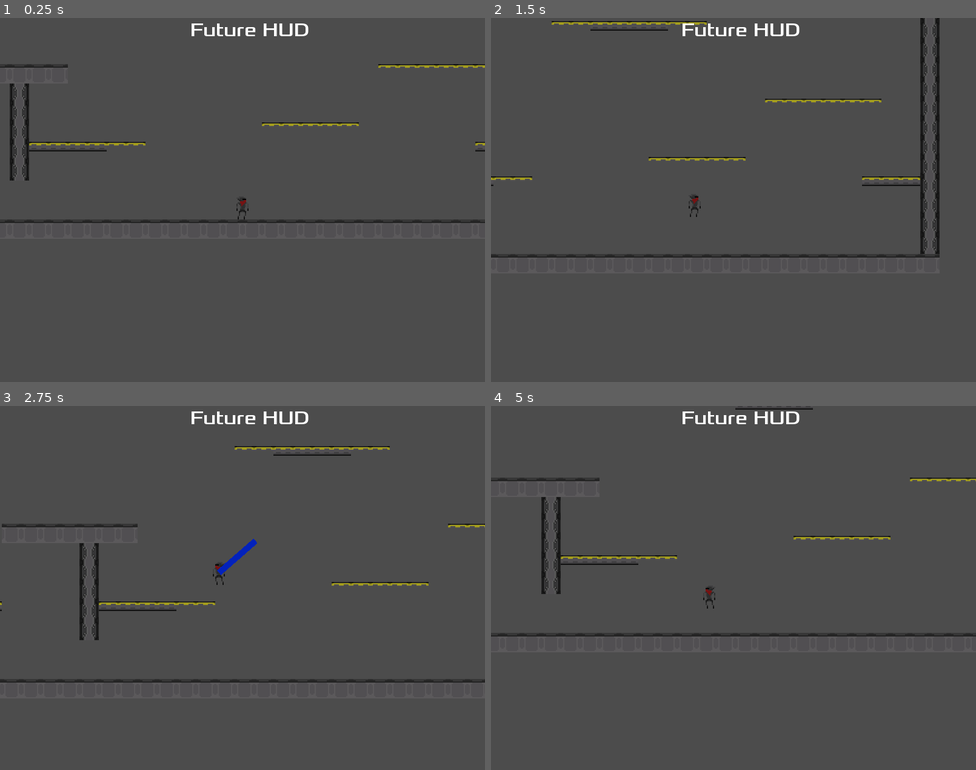
Above: before the commit, frames 1-4 (two rows, left to right).
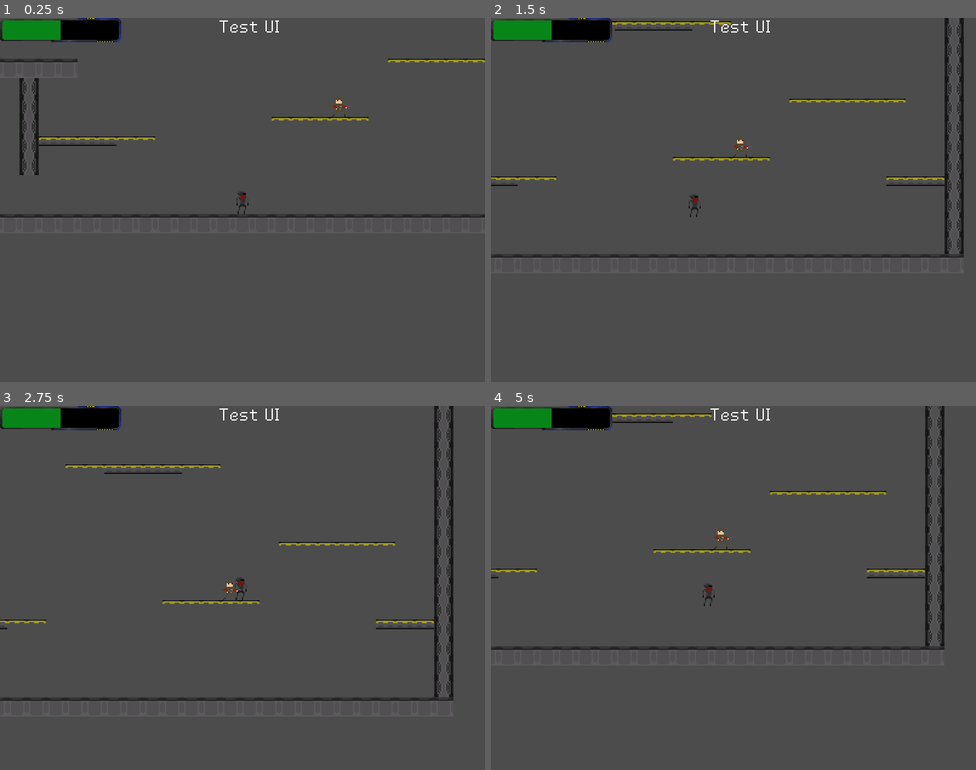
Above: after the commit, the same moments.

Repository: GansFRunzeOfOstMemphis/Project_Code84
Game: Godot game, scene res://Game.tscn
Two runs of this game, one before a commit and one after it. Both use one fixed random seed, a clock stepped at 60 frames per second and the inputs below.
Inputs (mouse positions are in pixels of both pictures, inside the frame that each line leads up to):
- Up to frame 1 (0.25 s): no input
- Up to frame 2 (1.5 s): move the mouse to (840, 181) at 0.52 s; hold Right mouse button (mouse_right_click) 0.53-1.28 s; hold D (move_right) from 0.53 s (still down); tap Space (move_jump) at 0.77, 0.8, 1.07, 1.35 s; move the mouse to (636, 218) at 1.27 s
- Up to frame 3 (2.75 s): tap Space (move_jump) at 1.52, 1.82, 2.3 s; right-click (145, 606) at 1.55 s; move the mouse to (291, 507) at 2.02 s; release D (move_right) at 2.03 s; hold A (move_left) from 2.03 s (still down); hold Right mouse button (mouse_right_click) from 2.03 s (still down)
- Up to frame 4 (5 s): move the mouse to (709, 660) at 2.77 s; release A (move_left) at 2.78 s; release Right mouse button (mouse_right_click) at 2.78 s; hold D (move_right) 2.78-4.28 s; right-click (709, 660) at 2.85 s; tap Space (move_jump) at 3.02, 3.32, 4.52, 4.82 s; move the mouse to (879, 642) at 3.52 s; hold Space (move_jump) 3.53-4.28 s; move the mouse to (588, 533) at 4.27 s; hold A (move_left) from 4.28 s (still down); right-click (588, 533) at 4.35 s

The runs differ from the first frame. In frame 1, 6.0% of the frame differs, in the area x 0-100%, y 0-57%; in frame 2, 5.0%; in frame 3, 7.4%, in the area x 0-100%, y 0-81%; in frame 4, 6.7%.

Commit message:
SecondUpdate_commit

Diff:
--- a/Game.tscn
+++ b/Game.tscn
@@ -1,13 +1,10 @@
-[gd_scene load_steps=7 format=2]
+[gd_scene load_steps=6 format=2]
 
 [ext_resource path="res://objects/characters/playable/MainCharacter.tscn" type="PackedScene" id=1]
 [ext_resource path="res://tileset_base_first.tres" type="TileSet" id=2]
 [ext_resource path="res://GameCamera.tscn" type="PackedScene" id=3]
-[ext_resource path="res://GameHUD.tscn" type="PackedScene" id=4]
-[ext_resource path="res://fonts/Xolonium-Regular.ttf" type="DynamicFontData" id=5]
-
-[sub_resource type="DynamicFont" id=1]
-font_data = ExtResource( 5 )
+[ext_resource path="res://GameUI.tscn" type="PackedScene" id=4]
+[ext_resource path="res://objects/characters/enemies/EnemySoldier.tscn" type="PackedScene" id=6]
 
 [node name="Game" type="Node2D"]
 
@@ -17,19 +14,8 @@
 format = 1
 tile_data = PoolIntArray( 9, 1, 0, 43, 1, 0, 65545, 1, 0, 65579, 1, 0, 131081, 1, 0, 131115, 1, 0, 196617, 1, 0, 196651 …(1517 unchanged characters)…
 
-[node name="GameHUD" parent="." instance=ExtResource( 4 )]
-
-[node name="Label" type="Label" parent="GameHUD"]
-anchor_left = 0.5
-anchor_right = 0.5
-margin_left = -43.0
-margin_right = 43.0
-margin_bottom = 14.0
-custom_fonts/font = SubResource( 1 )
-text = "Future HUD"
-
 [node name="MainCharacter" parent="." instance=ExtResource( 1 )]
-position = Vector2( 448, 264 )
+position = Vector2( 440, 272 )
 
 [node name="GameCamera" parent="MainCharacter" instance=ExtResource( 3 )]
 position = Vector2( 0, 0 )
@@ -38,3 +24,10 @@
 smoothing_speed = 8.0
 drag_margin_left = 0.1
 drag_margin_top = 0.1
+
+[node name="EnemySoldier" parent="." instance=ExtResource( 6 )]
+position = Vector2( 520, 200 )
+
+[node name="GameHUD" parent="." instance=ExtResource( 4 )]
+
+[connection signal="health_change" from="MainCharacter" to="GameHUD" method="_on_MainCharacter_health_change"]
--- a/GameHUD.tscn
+++ /dev/null
@@ -1,3 +0,0 @@
-[gd_scene format=2]
-
-[node name="GameHUD" type="CanvasLayer"]
--- /dev/null
+++ b/GameUI.gd
@@ -0,0 +1,6 @@
+extends CanvasLayer
+
+onready var health_bar = $HealthBar
+
+func _on_MainCharacter_health_change(health_points):
+	health_bar.value = health_points
--- /dev/null
+++ b/GameUI.tscn
@@ -0,0 +1,31 @@
+[gd_scene load_steps=7 format=2]
+
+[ext_resource path="res://fonts/Warioland4chmc.ttf" type="DynamicFontData" id=1]
+[ext_resource path="res://art/UI/GUI/Health Bar Empty.png" type="Texture" id=2]
+[ext_resource path="res://art/UI/GUI/Health Bar Fill.png" type="Texture" id=3]
+[ext_resource path="res://art/UI/GUI/Health Bar Border .png" type="Texture" id=4]
+[ext_resource path="res://GameUI.gd" type="Script" id=5]
+
+[sub_resource type="DynamicFont" id=1]
+font_data = ExtResource( 1 )
+
+[node name="GameUI" type="CanvasLayer"]
+script = ExtResource( 5 )
+
+[node name="HealthBar" type="TextureProgress" parent="."]
+margin_right = 100.0
+margin_bottom = 20.0
+value = 50.0
+texture_under = ExtResource( 2 )
+texture_over = ExtResource( 4 )
+texture_progress = ExtResource( 3 )
+tint_progress = Color( 0.0313726, 0.521569, 0.0980392, 1 )
+
+[node name="Label" type="Label" parent="."]
+anchor_left = 0.5
+anchor_right = 0.5
+margin_left = -20.0
+margin_right = 20.0
+margin_bottom = 14.0
+custom_fonts/font = SubResource( 1 )
+text = "Test UI"
--- /dev/null
+++ b/StateMachine.gd
@@ -0,0 +1,38 @@
+extends Node
+class_name StateMachine
+var state = null setget set_state
+var prev_state = null
+var states = {}
+
+onready var parent = get_parent()
+
+func _physics_process(delta):
+	if state != null:
+		_state_logic(delta)
+		var transition = _get_transition(delta)
+		if transition != null:
+			set_state(transition)
+
+func _state_logic(delta):
+	pass
+
+func _get_transition(delta):
+	return null
+
+func _enter_state(new_state, old_state):
+	pass
+
+func _exit_state(old_state, new_state):
+	pass
+
+func set_state(new_state):
+	prev_state = state
+	state = new_state
+
+	if prev_state != null:
+		_exit_state(prev_state, new_state)
+	if new_state != null:
+		_enter_state(new_state, prev_state)
+
+func add_state(state_name):
+	states[state_name] = states.size()
--- /dev/null
+++ b/StateMachine.tscn
@@ -0,0 +1,6 @@
+[gd_scene load_steps=2 format=2]
+
+[ext_resource path="res://StateMachine.gd" type="Script" id=1]
+
+[node name="StateMachine" type="Node"]
+script = ExtResource( 1 )
--- /dev/null
+++ b/objects/characters/enemies/EnemySoldier.gd
@@ -0,0 +1,6 @@
+extends KinematicBody2D
+
+
+# Called when the node enters the scene tree for the first time.
+func _ready():
+	pass # Replace with function body.
--- /dev/null
+++ b/objects/characters/enemies/EnemySoldier.tscn
@@ -0,0 +1,118 @@
+[gd_scene load_steps=26 format=2]
+
+[ext_resource path="res://art/enemies/SoldierMovementSheet.png" type="Texture" id=1]
+[ext_resource path="res://art/enemies/SoldierIdleSheet.png" type="Texture" id=2]
+[ext_resource path="res://art/enemies/SoldierAttackSheet.png" type="Texture" id=3]
+[ext_resource path="res://objects/characters/enemies/EnemySoldier.gd" type="Script" id=4]
+
+[sub_resource type="AtlasTexture" id=12]
+atlas = ExtResource( 3 )
+region = Rect2( 1, 1, 18, 17 )
+
+[sub_resource type="AtlasTexture" id=13]
+atlas = ExtResource( 3 )
+region = Rect2( 20, 1, 18, 17 )
+
+[sub_resource type="AtlasTexture" id=14]
+atlas = ExtResource( 3 )
+region = Rect2( 39, 1, 18, 17 )
+
+[sub_resource type="AtlasTexture" id=15]
+atlas = ExtResource( 3 )
+region = Rect2( 58, 1, 18, 17 )
+
+[sub_resource type="AtlasTexture" id=16]
+atlas = ExtResource( 3 )
+region = Rect2( 77, 1, 18, 17 )
+
+[sub_resource type="AtlasTexture" id=17]
+atlas = ExtResource( 2 )
+region = Rect2( 1, 1, 18, 17 )
+
+[sub_resource type="AtlasTexture" id=18]
+atlas = ExtResource( 2 )
+region = Rect2( 20, 1, 18, 17 )
+
+[sub_resource type="AtlasTexture" id=19]
+atlas = ExtResource( 2 )
+region = Rect2( 39, 1, 18, 17 )
+
+[sub_resource type="AtlasTexture" id=20]
+atlas = ExtResource( 2 )
+region = Rect2( 58, 1, 18, 17 )
+
+[sub_resource type="AtlasTexture" id=21]
+atlas = ExtResource( 2 )
+region = Rect2( 77, 1, 18, 17 )
+
+[sub_resource type="AtlasTexture" id=3]
+atlas = ExtResource( 1 )
+region = Rect2( 1, 1, 18, 17 )
+
+[sub_resource type="AtlasTexture" id=4]
+atlas = ExtResource( 1 )
+region = Rect2( 20, 1, 18, 17 )
+
+[sub_resource type="AtlasTexture" id=5]
+atlas = ExtResource( 1 )
+region = Rect2( 39, 1, 18, 17 )
+
+[sub_resource type="AtlasTexture" id=6]
+atlas = ExtResource( 1 )
+region = Rect2( 58, 1, 18, 17 )
+
+[sub_resource type="AtlasTexture" id=7]
+atlas = ExtResource( 1 )
+region = Rect2( 77, 1, 18, 17 )
+
+[sub_resource type="AtlasTexture" id=8]
+atlas = ExtResource( 1 )
+region = Rect2( 1, 19, 18, 17 )
+
+[sub_resource type="AtlasTexture" id=9]
+atlas = ExtResource( 1 )
+region = Rect2( 20, 19, 18, 17 )
+
+[sub_resource type="AtlasTexture" id=10]
+atlas = ExtResource( 1 )
+region = Rect2( 39, 19, 18, 17 )
+
+[sub_resource type="AtlasTexture" id=11]
+atlas = ExtResource( 1 )
+region = Rect2( 58, 19, 18, 17 )
+
+[sub_resource type="SpriteFrames" id=2]
+animations = [ {
+"frames": [ SubResource( 12 ), SubResource( 13 ), SubResource( 14 ), SubResource( 15 ), SubResource( 16 ) ],
+"loop": true,
+"name": "attack",
+"speed": 10.0
+}, {
+"frames": [ SubResource( 17 ), SubResource( 18 ), SubResource( 19 ), SubResource( 20 ), SubResource( 21 ) ],
+"loop": true,
+"name": "idle",
+"speed": 8.0
+}, {
+"frames": [ SubResource( 3 ), SubResource( 4 ), SubResource( 5 ), SubResource( 6 ), SubResource( 7 ), SubResource( 8 ), SubResource( 9 ), SubResource( 10 ), SubResource( 11 ) ],
+"loop": true,
+"name": "walking",
+"speed": 15.0
+} ]
+
+[sub_resource type="RectangleShape2D" id=1]
+extents = Vector2( 3.5, 8.25 )
+
+[node name="EnemySoldier" type="KinematicBody2D"]
+script = ExtResource( 4 )
+__meta__ = {
+"_edit_group_": true
+}
+
+[node name="AnimatedSprite" type="AnimatedSprite" parent="."]
+position = Vector2( 1, 0 )
+frames = SubResource( 2 )
+animation = "idle"
+playing = true
+
+[node name="CollisionShape2D" type="CollisionShape2D" parent="."]
+shape = SubResource( 1 )
--- /dev/null
+++ b/objects/characters/playable/MainCharFSM.gd
@@ -0,0 +1,13 @@
+extends StateMachine #StateMachine персонажа
+
+func _state_logic(delta):
+	pass
+
+func _get_transition(delta):
+	return null
+
+func _enter_state(new_state, old_state):
+	pass
+
+func _exit_state(old_state, new_state):
+	pass
--- a/objects/characters/playable/MainCharacter.gd
+++ b/objects/characters/playable/MainCharacter.gd
@@ -2,64 +2,107 @@
 #Это код, отвечающий за персонажа, которым мы управляем
 
 #Все изначальные параметры, переменные, константы и пр.
+#
+signal health_change(health_points)
+signal max_health_change(max_health)
+signal killed()
+
+#Данные на экспорт
 export var speed = 180
+export var jump_speed = 300
+export var jump_counter = 1
+export var max_health = 60
+export var health_regeneration = 0
 
-var jump_counter = 1
+onready var health_points = max_health setget _set_health
+
+#Данные, отвечающие за правильное перемещение персонажа в мире
 var velocity = Vector2()
 var dash_velocity = Vector2.ZERO
-var gravity = 540
-var jump_speed = 300
-var is_dashing = false
 
 const floor_velocity = Vector2(0, -1)
 const UP_DIR := Vector2.UP
+const slope_stop = 30
+
+var gravity = 540
+
+var is_dashing = false
+var is_dash_avaliable = true
 
 var target = position
+#
 
-func get_input():
-	velocity.x = 0
-	var left = Input.is_action_pressed("move_left")
-	var right = Input.is_action_pressed("move_right")
-	var jump = Input.is_action_just_pressed("move_jump")
-
-	if left:
-		velocity.x -= speed
-	if right:
-		velocity.x += speed
-	if jump and is_on_floor():
-		velocity.y -= jump_speed
-
-	if velocity.x != 0:
-		$AnimatedSprite.flip_h = true
-		$AnimatedSprite.flip_h = velocity.x < 0
-
-func dash():
-	if Input.is_action_pressed("mouse_right_click"):
-		$DashLine.set_point_position(1,self.position)
-		$DashLine.set_point_position(1,(get_global_mouse_position() - self.global_position).limit_length(200))
-		$DashLine.visible = true
-	if Input.is_action_just_released("mouse_right_click"):
-		is_dashing = true
-		target = get_global_mouse_position()
-		dash_velocity = move_and_slide(get_global_mouse_position() - self.global_position).limit_length(100)*2
-		$DashTimer.start(0)
-		$DashLine.visible = false
-
-
-#"Гравитация" персонажа. Может быть полезным в будущем изменять ее при желании
+#Основная функция, определяющая движение
+#(Здесь происходит взаимодействие всех остальных функций движения)
 func _physics_process(delta):
-	velocity.y += gravity * delta
-
 	get_input()
 	dash()
+
+	velocity.y += gravity * delta
 
 	if is_dashing:
 		velocity = move_and_slide(dash_velocity, UP_DIR)
 		if position.distance_to(target) < 0:
 			is_dashing = false
+	velocity = move_and_slide(velocity, floor_velocity, slope_stop)
 
-	velocity = move_and_slide(velocity, floor_velocity)
+
+#Базовое управление: движение вперёд-назад, прыжок
+func get_input():
+	var move_direction = -int(Input.is_action_pressed("move_left")) + int(Input.is_action_pressed("move_right"))
+	velocity.x = lerp(velocity.x, speed * move_direction, _get_h_weight())
+	if move_direction != 0:
+		$Body.scale.x = move_direction
+
+func _input(event):
+	if event.is_action_pressed("move_jump") && is_on_floor():
+		velocity.y -= jump_speed
+#Функция проверки, находится ли персонаж "на полу"
+
+func _get_h_weight():
+	return 0.2
+#Рывок персонажа по направлению курсора
+func dash():
+	if is_dash_avaliable:
+		if Input.is_action_pressed("mouse_right_click"):
+			$DashLine.set_point_position(1,self.position)
+			$DashLine.set_point_position(1,(get_global_mouse_position() - self.global_position).limit_length(100)*2)
+			$DashLine.visible = true
+		if Input.is_action_just_released("mouse_right_click"):
+			is_dash_avaliable = false
+			is_dashing = true
+			target = get_global_mouse_position()
+			dash_velocity = move_and_slide(get_global_mouse_position() - self.global_position).limit_length(150)*2
+			$DashTimer.start(0)
+			$DashCDTimer.start(0)
+			$DashLine.visible = false
+
+#Получение персонажем урона
+func damage(amount):
+	if $InvulnerabilityTimer.is_stopped():
+		$InvulnerabilityTimer.start()
+		_set_health(health_points - amount)
+
+#Функция "убийства" персонажа
+func kill():
+	pass
+
+#Функция фиксирования изменений здоровья персонажа
+func _set_health(value):
+	var prev_health = health_points
+	health_points = clamp(value, 0, max_health)
+	if health_points != prev_health:
+		emit_signal("health_change", health_points)
+		if health_points == 0:
+			kill()
+			emit_signal("killed")
 
 
 func _on_DashTimer_timeout():
 	is_dashing = false
+
+func _on_DashCDTimer_timeout():
+	is_dash_avaliable = true
+
+func _on_InvulnerabilityTimer_timeout():
+	pass
--- a/objects/characters/playable/MainCharacter.tscn
+++ b/objects/characters/playable/MainCharacter.tscn
@@ -1,7 +1,8 @@
-[gd_scene load_steps=5 format=2]
+[gd_scene load_steps=6 format=2]
 
 [ext_resource path="res://art/play_character/Char.png" type="Texture" id=1]
 [ext_resource path="res://objects/characters/playable/MainCharacter.gd" type="Script" id=2]
+[ext_resource path="res://objects/characters/playable/MainCharFSM.gd" type="Script" id=3]
 
 [sub_resource type="SpriteFrames" id=1]
 animations = [ {
@@ -15,12 +16,17 @@
 extents = Vector2( 10, 19 )
 
 [node name="MainCharacter" type="KinematicBody2D"]
-position = Vector2( 360, 264 )
+position = Vector2( 359, 264 )
 scale = Vector2( 0.5, 0.5 )
 script = ExtResource( 2 )
 __meta__ = {
 "_edit_group_": true
 }
+
+[node name="StateMachine" type="Node" parent="."]
+script = ExtResource( 3 )
+
+[node name="Body" type="Node2D" parent="."]
 
 [node name="AnimatedSprite" type="AnimatedSprite" parent="."]
 scale = Vector2( 2, 2 )
@@ -30,15 +36,20 @@
 position = Vector2( 0, 1 )
 shape = SubResource( 2 )
 
-[node name="DashTimer" type="Timer" parent="."]
-wait_time = 0.2
-
-[node name="DashCDTimer" type="Timer" parent="."]
-wait_time = 4.0
-
 [node name="DashLine" type="Line2D" parent="."]
 position = Vector2( 1, 0 )
 points = PoolVector2Array( -1, 0, -1, 0, -1, 0 )
 default_color = Color( 0.0117647, 0.133333, 0.737255, 1 )
 
+[node name="DashTimer" type="Timer" parent="."]
+wait_time = 0.2
+
+[node name="DashCDTimer" type="Timer" parent="."]
+wait_time = 3.0
+
+[node name="InvulnerabilityTimer" type="Timer" parent="."]
+wait_time = 2.0
+
 [connection signal="timeout" from="DashTimer" to="." method="_on_DashTimer_timeout"]
+[connection signal="timeout" from="DashCDTimer" to="." method="_on_DashCDTimer_timeout"]
+[connection signal="timeout" from="InvulnerabilityTimer" to="." method="_on_InvulnerabilityTimer_timeout"]
--- a/project.godot
+++ b/project.godot
@@ -7,6 +7,16 @@
 ;   param=value ; assign values to parameters
 
 config_version=4
+
+_global_script_classes=[ {
+"base": "Node",
+"class": "StateMachine",
+"language": "GDScript",
+"path": "res://StateMachine.gd"
+} ]
+_global_script_class_icons={
+"StateMachine": ""
+}
 
 [application]
 
@@ -89,6 +99,7 @@
 [rendering]
 
 quality/driver/driver_name="GLES2"
+2d/snapping/use_gpu_pixel_snap=true
 vram_compression/import_etc=true
 vram_compression/import_etc2=false
 environment/default_environment="res://default_env.tres"
Binary file added: art/UI/GUI/Health Bar Border .png
Not shown, added: art/UI/GUI/Health Bar Border .png.import
Binary file added: art/UI/GUI/Health Bar Empty.png
Not shown, added: art/UI/GUI/Health Bar Empty.png.import
Binary file added: art/UI/GUI/Health Bar Fill.png
Not shown, added: art/UI/GUI/Health Bar Fill.png.import
Not shown, added: art/enemies/Micro Soldier Movement Sheet.png.import
Not shown, added: art/enemies/Soldier Attack Sheet.png.import
Binary file added: art/enemies/SoldierAttackSheet.png
Not shown, added: art/enemies/SoldierAttackSheet.png.import
Binary file added: art/enemies/SoldierIdleSheet.png
Not shown, added: art/enemies/SoldierIdleSheet.png.import
(and 4 more such lines)
